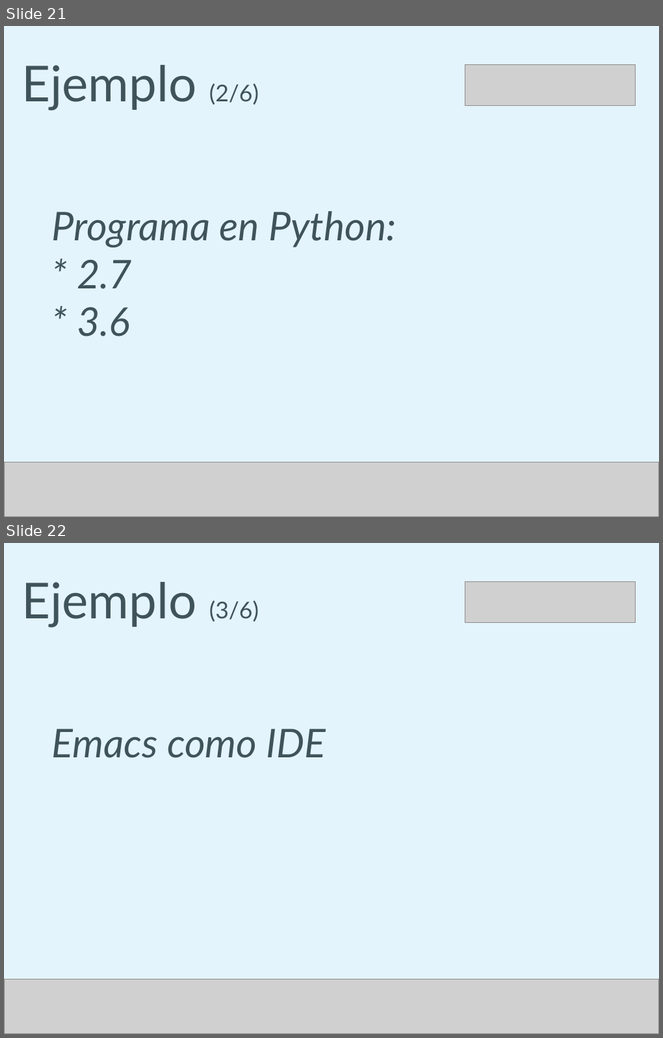
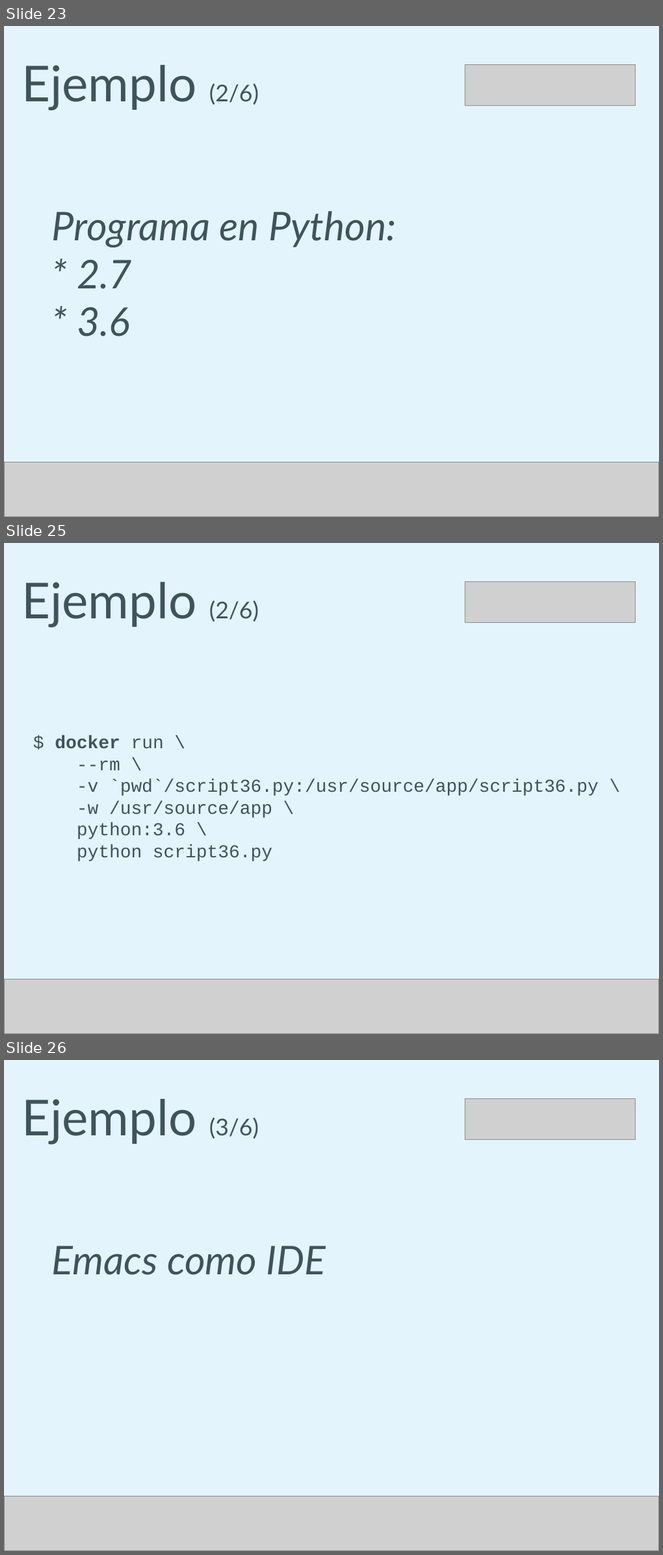
Before and after one commit to humitos/docker-workshop, a slide deck: talk/docker.odp. Shown one above the other, each under a label of ours: slides 21 and 22 before the commit, slides 23, 25 and 26 after it; the slides between them are not shown. The pictures are 663x1038 and 663x1555 pixels, drawn with LibreOffice and Linux fonts; fonts in the diff are those of the drawing; grey boxes stand for pictures. Boxes give left, top, right and bottom in pixels: in the first picture for what was removed or moved away, otherwise in the second. Text is boxed around its words. In the diff, an @@ line names an element or a change of style, - is before the commit and + after.

```diff
--- a/talk/docker.odp
+++ b/talk/docker.odp
@@ slide 25 added at <box>4,543,659,1034</box>, background #E4F4FD @@
@@ text added at <box>22,582,259,627</box>, 60 pt, text #3F535A @@
+Ejemplo (2/6)
@@ picture added at <box>466,582,636,623</box> @@
@@ text added at <box>55,735,599,861</box>, 22 pt, text #3F535A @@
+$ docker run \
+--rm \
+-v `pwd`/script36.py:/usr/source/app/script36.py \
+-w /usr/source/app \
+python:3.6 \
+python script36.py
@@ picture added at <box>4,980,659,1034</box> @@
@@ what was slide 21 is now slide 23 @@
@@ what was slide 22 is now slide 26 @@
```
Also in this commit, not shown: 4 slides changed, 6 other slides added, 1 slide removed.
